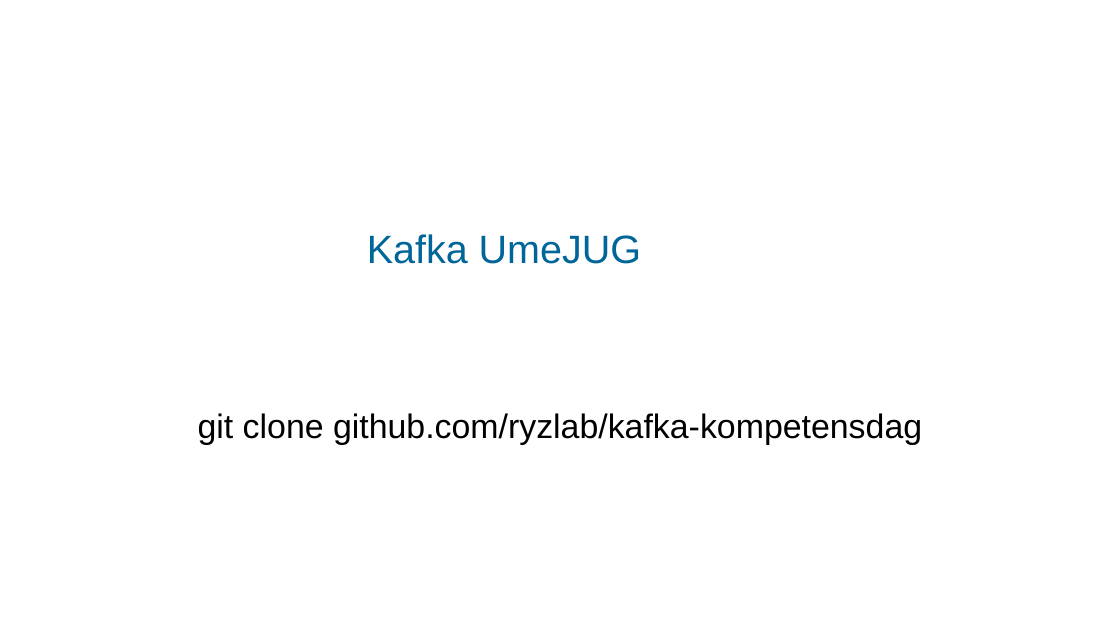
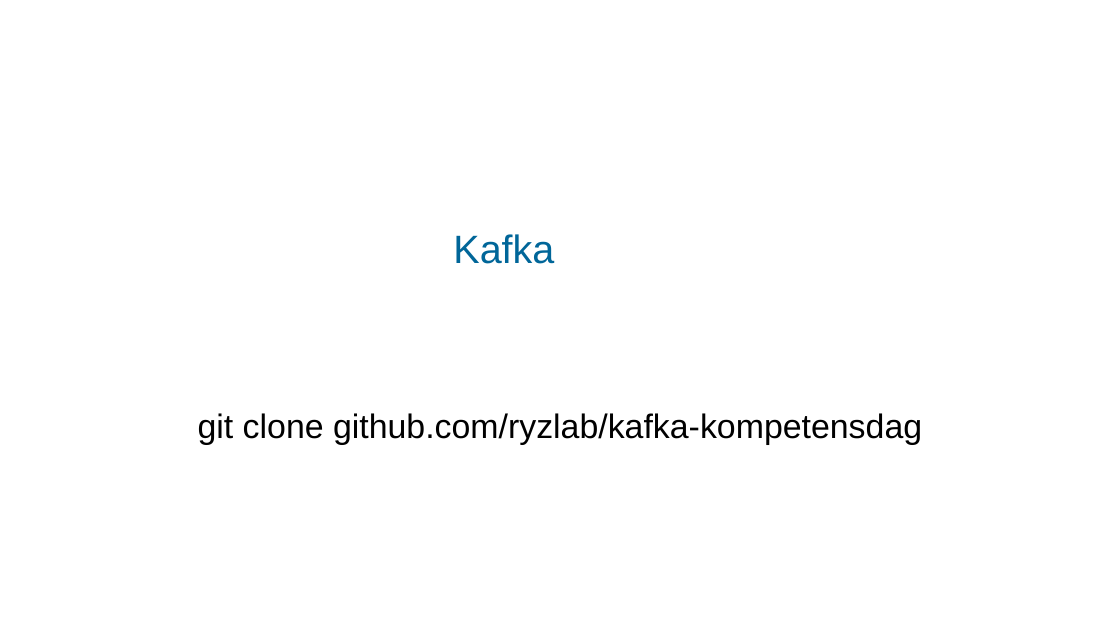
Before and after one commit to ryzlab/kafka-kompetensdag, a slide deck: slide 1 of doc/presentation-umejug.odp. Drawn at 1120x630 pixels with LibreOffice and Linux fonts; fonts in the diff are those of the drawing; background and template pictures are left out. Boxes give left, top, right and bottom in pixels: in the first picture for what was removed or moved away, otherwise in the second. Text is boxed around its words. In the diff, an @@ line names an element or a change of style, - is before the commit and + after.

```diff
--- a/doc/presentation-umejug.odp
+++ b/doc/presentation-umejug.odp
@@ title at <box>453,234,554,264</box>: text changed @@
-Kafka UmeJUG
+Kafka
```
Also in this commit, not shown: 2 other slides changed, 1 other file.
